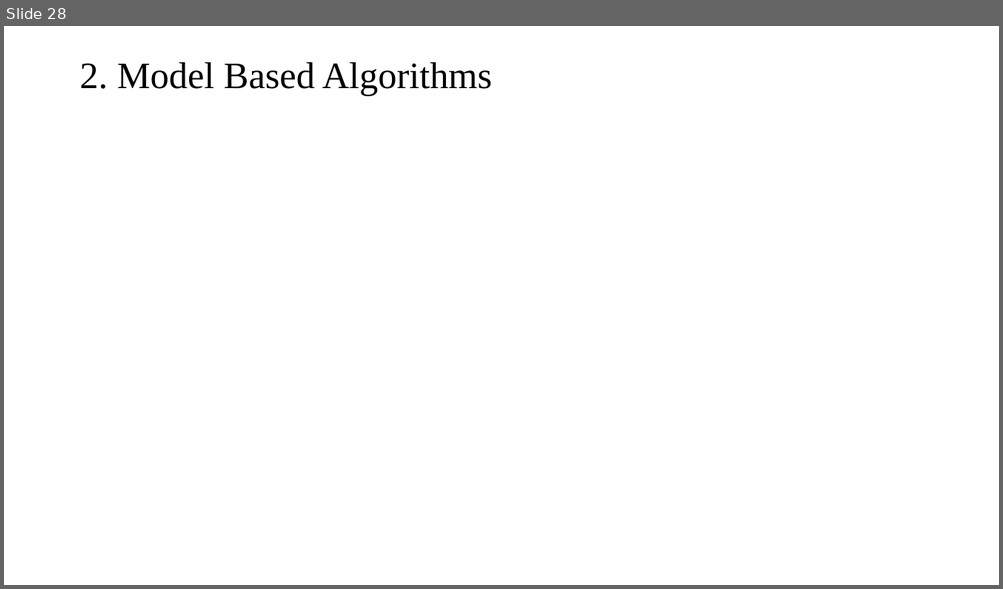
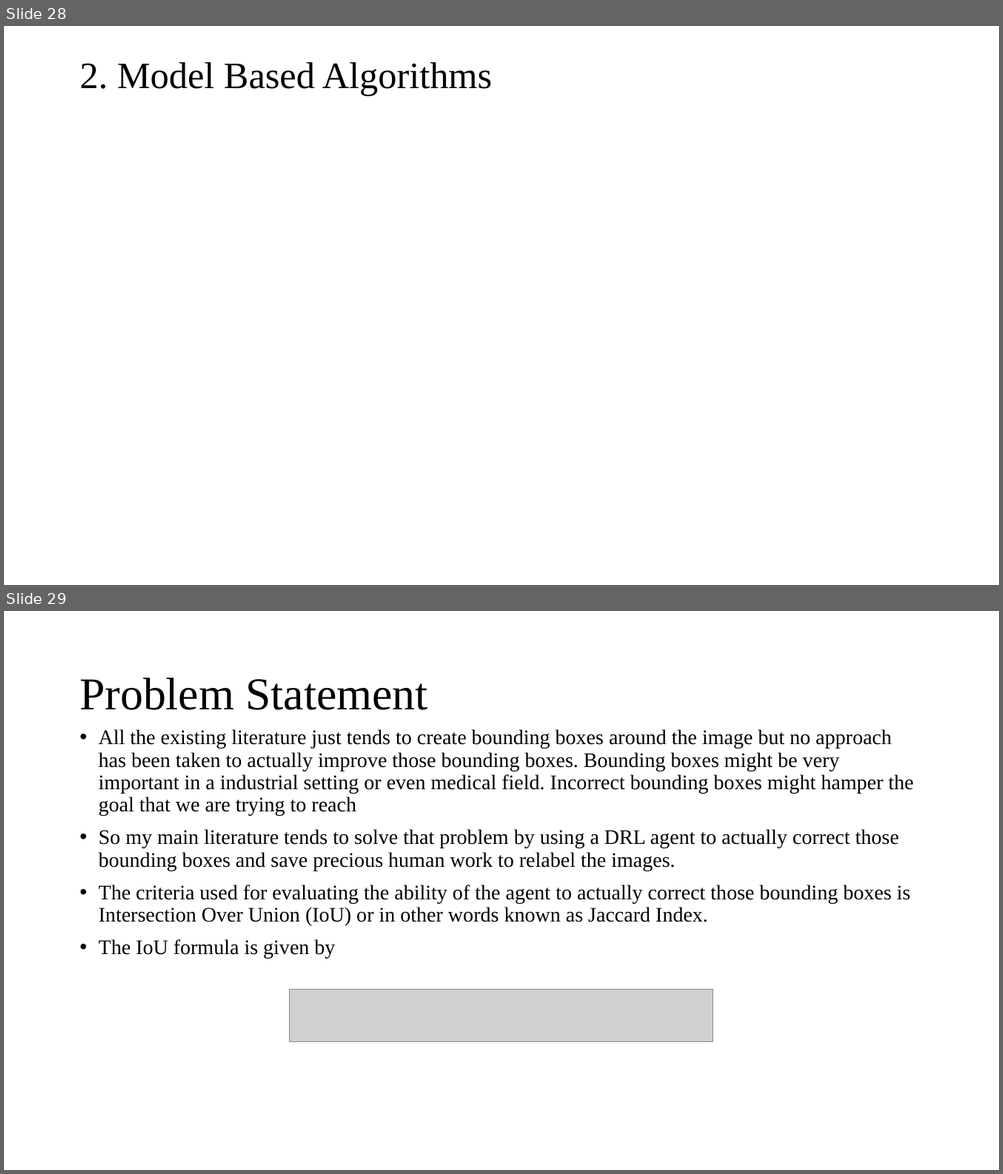
Before and after one commit to mlnewbie1996/Dissertation-MTech, a slide deck: Phase_I/Dissertation_Phase1.pptx. Shown one above the other, each under a label of ours: slide 28 before the commit, slides 28 and 29 after it. The pictures are 1003x589 and 1003x1174 pixels, drawn with LibreOffice and Linux fonts; fonts in the diff are those of the drawing; grey boxes stand for pictures. Boxes give left, top, right and bottom in pixels: in the first picture for what was removed or moved away, otherwise in the second. Text is boxed around its words. In the diff, an @@ line names an element or a change of style, - is before the commit and + after.

```diff
--- a/Phase_I/Dissertation_Phase1.pptx
+++ b/Phase_I/Dissertation_Phase1.pptx
@@ slide 29 added at <box>4,611,999,1170</box>, background #FFFFFF @@
@@ title added at <box>79,678,427,710</box>, 44 pt, text #000000 @@
+Problem Statement
@@ text added at <box>99,729,913,959</box>, 20 pt, text #000000 @@
+• All the existing literature just tends to create bounding boxes around the image but no approach has been taken to actually improve those bounding boxes. Bounding boxes might be very important in a industrial setting or even medical field. Incorrect bounding boxes might hamper the goal that we are trying to reach
+• So my main literature tends to solve that problem by using a DRL agent to actually correct those bounding boxes and save precious human work to relabel the images.
+• The criteria used for evaluating the ability of the agent to actually correct those bounding boxes is Intersection Over Union (IoU) or in other words known as Jaccard Index.
+• The IoU formula is given by
@@ picture added at <box>290,989,713,1042</box> @@
```
Also in this commit, not shown: 1 slide changed, 8 other slides added, 3 slides removed, 9 other files.
